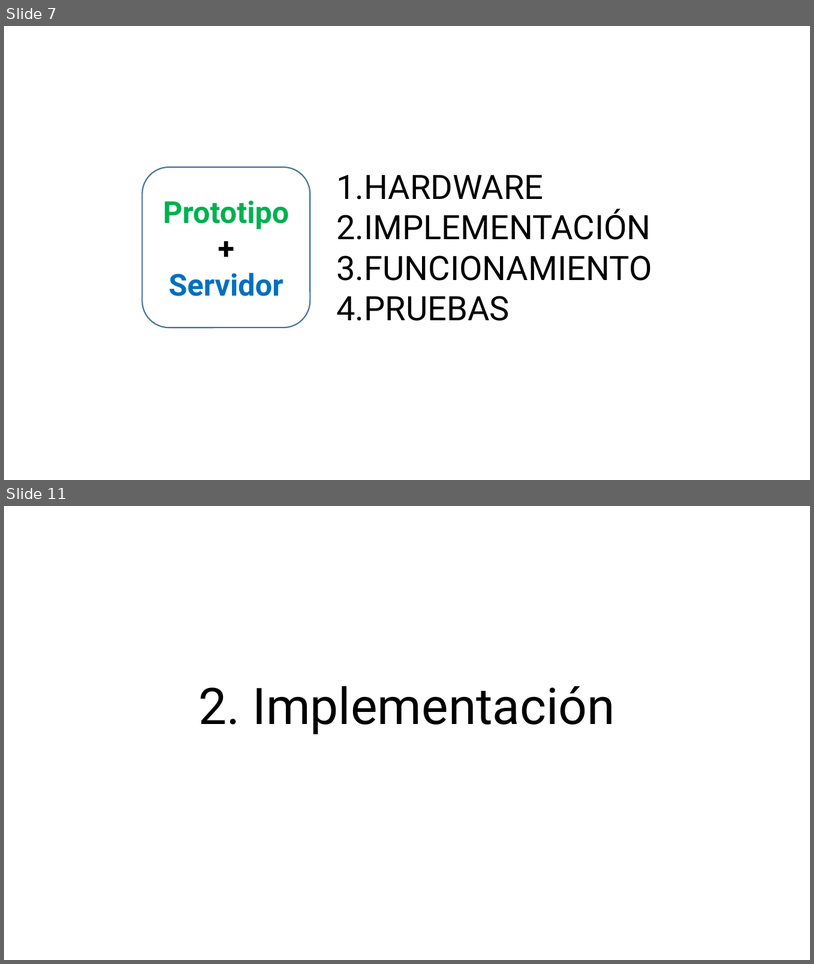
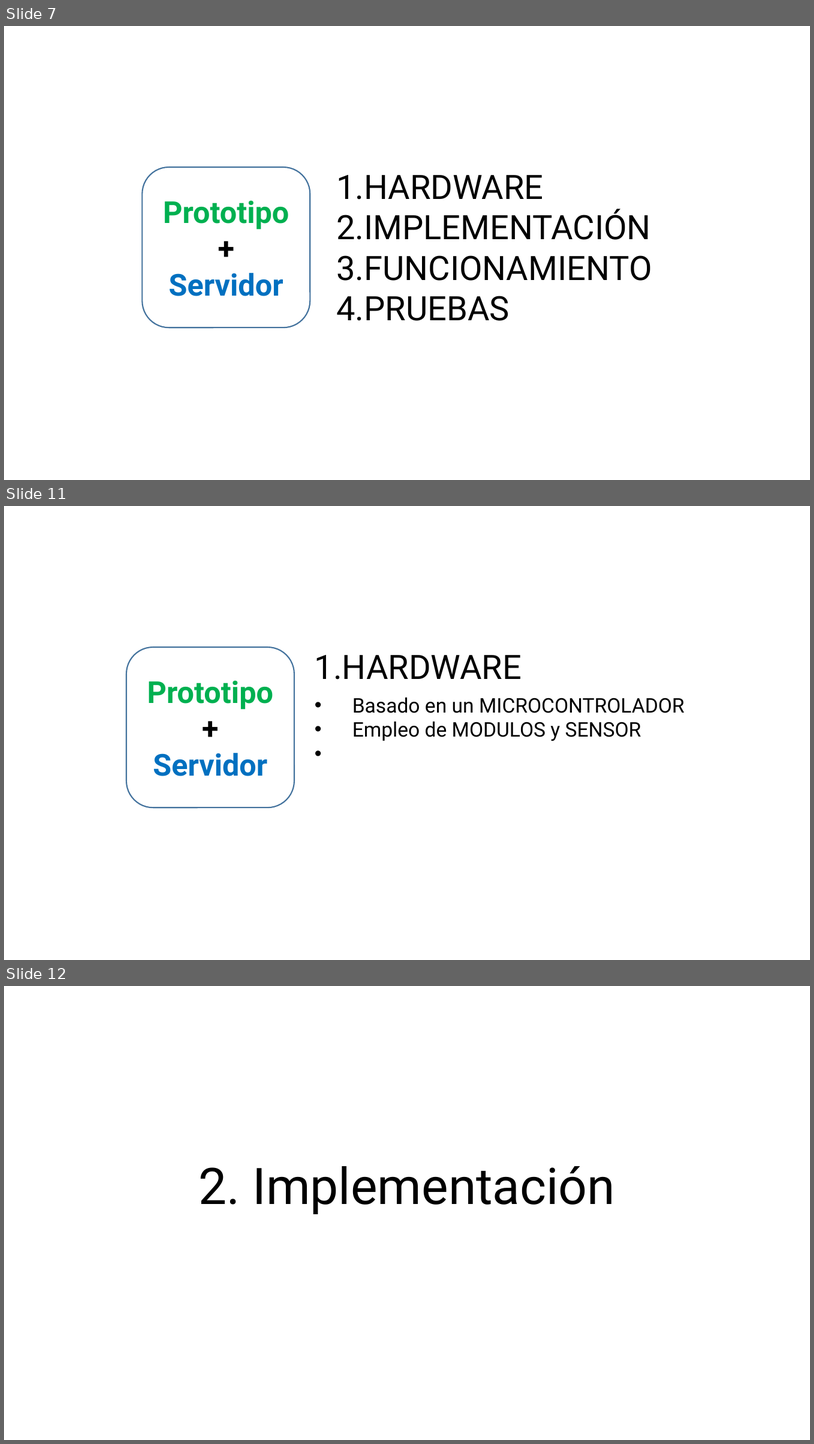
Before and after one commit to aludena18/Tesis, a slide deck: Telelocalización y Captura de Imágenes.pptx. Shown one above the other, each under a label of ours: slides 7 and 11 before the commit, slides 7, 11 and 12 after it; the slides between them are not shown. The pictures are 814x964 and 814x1444 pixels, drawn with LibreOffice and Linux fonts; fonts in the diff are those of the drawing. Boxes give left, top, right and bottom in pixels: in the first picture for what was removed or moved away, otherwise in the second. Text is boxed around its words. In the diff, an @@ line names an element or a change of style, - is before the commit and + after.

```diff
--- a/Telelocalización y Captura de Imágenes.pptx
+++ b/Telelocalización y Captura de Imágenes.pptx
@@ slide 11 added at bbox=[4, 506, 810, 960], background #FFFFFF @@
@@ rounded rectangle added at bbox=[126, 647, 294, 807], outline #43739E 1.5 pt, 36 pt, text #00B050, bold @@
+Prototipo
++
+Servidor
@@ text added at bbox=[315, 655, 522, 679], 40 pt, text #000000 @@
+1. HARDWARE
@@ text added at bbox=[353, 697, 685, 741], 24 pt, text #000000 @@
+• Basado en un MICROCONTROLADOR
+• Empleo de MODULOS y SENSOR
@@ what was slide 11 is now slide 12 @@
```
Also in this commit, not shown: 3 slides changed.
